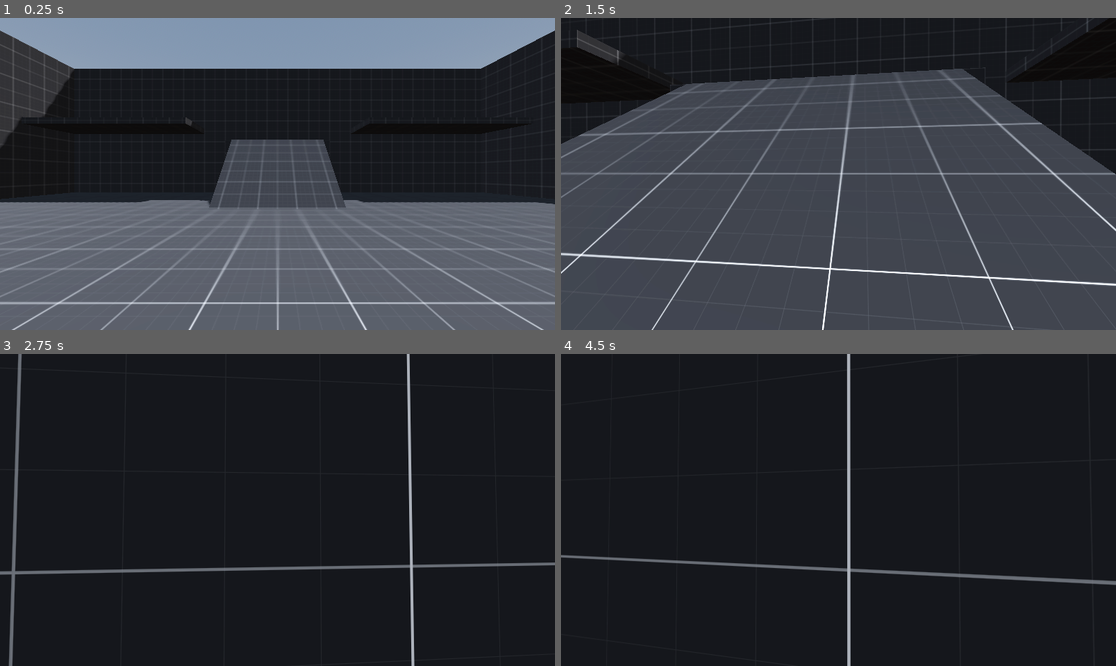
Above: before the commit, frames 1-4 (two rows, left to right).
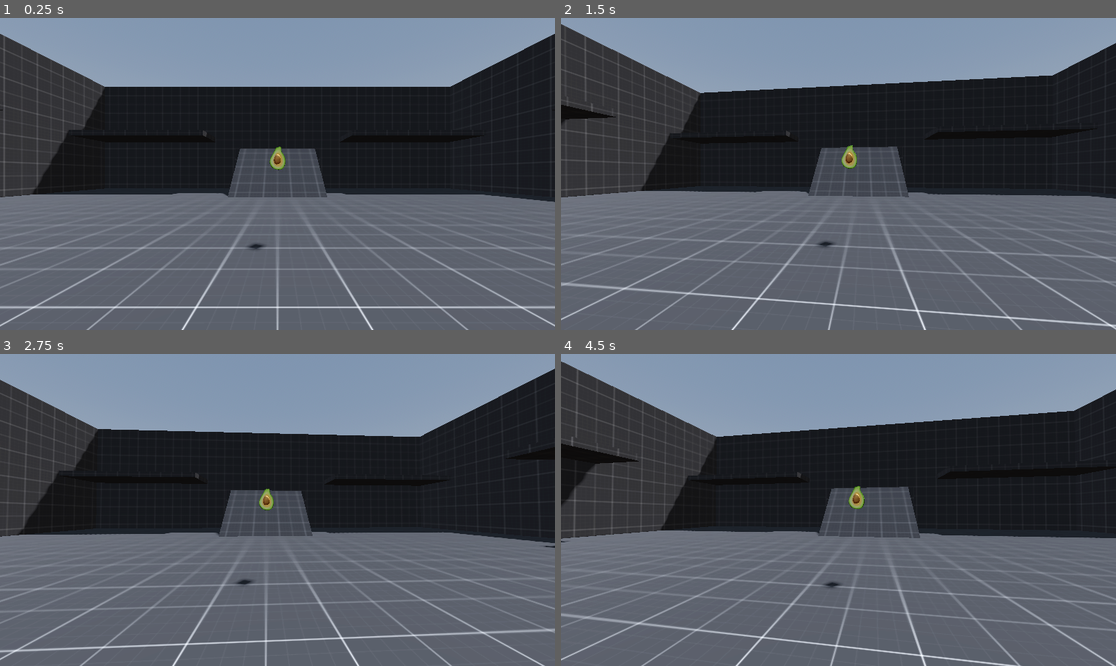
Above: after the commit, the same moments.

Repository: ryushen-tan/GodMode
Game: Godot game, scene res://Levels/Main/L_Main.tscn
The game is run twice, just before and just after one commit, with the same random seed, the same clock (stepped at 60 frames per second) and the same inputs.
Inputs (mouse positions are in pixels of both pictures, inside the frame that each line leads up to):
- Up to frame 1 (0.25 s): no input
- Up to frame 2 (1.5 s): move the mouse to (866, 174) at 0.52 s; hold Shift (sprint) 0.53-1.28 s; hold W (move_forward) from 0.53 s (still down); click (866, 174) at 0.67 s; tap Space (jump) at 0.77 s; move the mouse to (810, 174) at 1.27 s; tap Shift (sprint) at 1.35 s
- Up to frame 3 (2.75 s): keep holding W (move_forward); tap Space (jump) at 1.52 s; move the mouse to (288, 503) at 2.02 s; hold Shift (sprint) from 2.03 s (still down)
- Up to frame 4 (4.5 s): keep holding W (move_forward); move the mouse to (832, 516) at 2.77 s; release Shift (sprint) at 2.78 s; tap Shift (sprint) at 2.85, 4.35 s; click (832, 516) at 2.92 s; tap Space (jump) at 3.02, 3.77 s; move the mouse to (877, 513) at 3.52 s; hold Shift (sprint) 3.53-4.28 s; move the mouse to (794, 506) at 4.27 s

The runs differ from the first frame. In frame 1, 16% of the frame differs, in the area x 0-100%, y 4-100%; in frame 2, 89%, in the area x 0-100%, y 0-100%; in frame 3, 69%; in frame 4, 73%.

Commit message:
Embed sprite, CMD+V image into canvas, do vector search on db

Diff:
--- a/example_game/godot-FirstPersonStarter-main/Levels/Main/L_Main.tscn
+++ b/example_game/godot-FirstPersonStarter-main/Levels/Main/L_Main.tscn
@@ -5,6 +5,7 @@
 [ext_resource type="PackedScene" uid="uid://ctkc7yqdqdtao" path="res://Levels/Main/Geometry/Floor.tscn" id="1_yb0tt"]
 [ext_resource type="PackedScene" uid="uid://cdn7d5mxwdyks" path="res://Levels/Main/Geometry/Wall.tscn" id="3_jw8hm"]
 [ext_resource type="Material" uid="uid://sofvlrq3jmka" path="res://Levels/Main/Materials/M_Dark.tres" id="4_m7xar"]
+[ext_resource type="PackedScene" uid="uid://cvjkq7pd86jww" path="res://sprites/Avocado.glb" id="5_avocado"]
 
 [sub_resource type="BoxMesh" id="BoxMesh_egctf"]
 size = Vector3(8, 4, 4)
@@ -69,16 +70,26 @@
 tonemap_mode = 2
 glow_enabled = true
 
+[sub_resource type="BoxShape3D" id="BoxShape3D_avocado"]
+size = Vector3(1, 1, 1)
+
 [node name="L_Main" type="Node3D" unique_id=127289839]
 script = ExtResource("1_km1jj")
 
 [node name="Player" parent="." unique_id=77986780 instance=ExtResource("1_qgept")]
 transform = Transform3D(1, 0, 0, 0, 1, 0, 0, 0, 1, 0, 2, 0)
 
+[node name="Avocado" parent="." instance=ExtResource("5_avocado")]
+transform = Transform3D(10, 0, 0, 0, 10, 0, 0, 0, 10, 0, 2, -2)
+
+[node name="AvocadoBody" type="StaticBody3D" parent="Avocado"]
+
+[node name="CollisionShape3D" type="CollisionShape3D" parent="Avocado/AvocadoBody"]
+shape = SubResource("BoxShape3D_avocado")
+
 [node name="ArenaGeometry" type="Node3D" parent="." unique_id=1696368159]
 
 [node name="Floor" parent="ArenaGeometry" unique_id=12353313 instance=ExtResource("1_yb0tt")]
-transform = Transform3D(1, 0, 0, 0, 1, 0, 0, 0, 1, 0.0029859543, -0.35585666, 0.2198925)
 
 [node name="Wall" parent="ArenaGeometry" unique_id=1091370665 instance=ExtResource("3_jw8hm")]
 transform = Transform3D(1, 0, 0, 0, 1, 0, 0, 0, 1, 0, 5.75, -20)
Binary file added: example_game/godot-FirstPersonStarter-main/sprites/Avocado.glb
Not shown, added: example_game/godot-FirstPersonStarter-main/sprites/Avocado.glb.import
Binary file added: example_game/godot-FirstPersonStarter-main/sprites/Avocado_0.png
Not shown, added: example_game/godot-FirstPersonStarter-main/sprites/Avocado_0.png.import
Binary file added: example_game/godot-FirstPersonStarter-main/sprites/Avocado_1.png
Not shown, added: example_game/godot-FirstPersonStarter-main/sprites/Avocado_1.png.import
Binary file added: example_game/godot-FirstPersonStarter-main/sprites/Avocado_2.png
Not shown, added: example_game/godot-FirstPersonStarter-main/sprites/Avocado_2.png.import
Not shown, changed: .gitignore
Not shown, added: electron/.env.example
Not shown, changed: electron/main.js
Not shown, added: electron/main/assetSearch/cloudflareWorkersAi.js
(and 10 more such lines)
